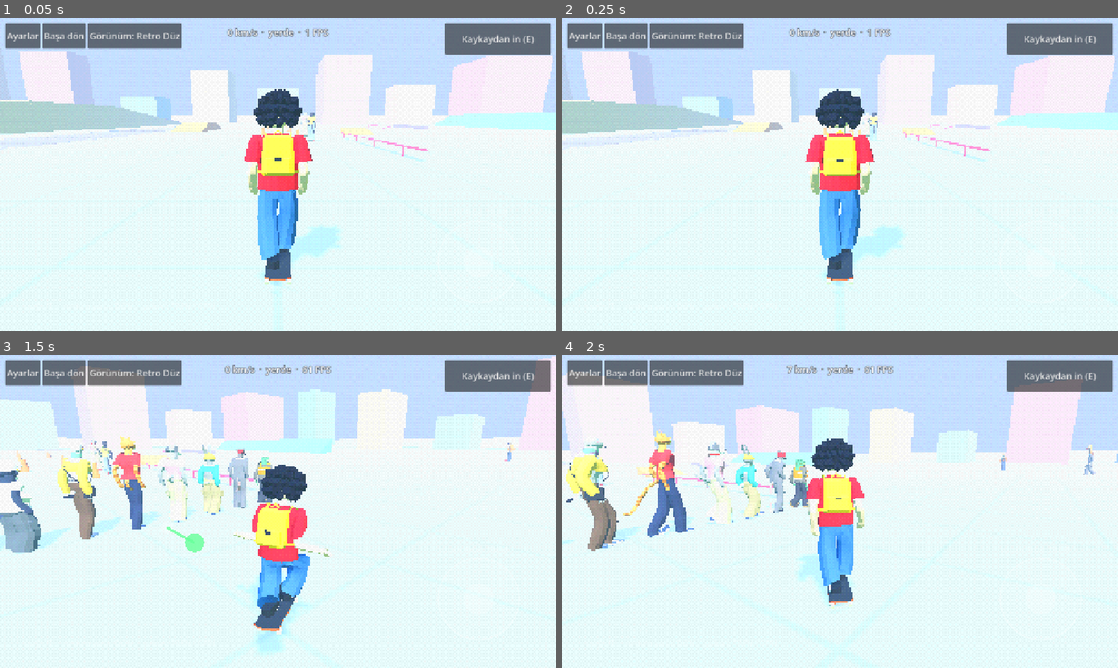
Above: before the commit, frames 1-4 (two rows, left to right).
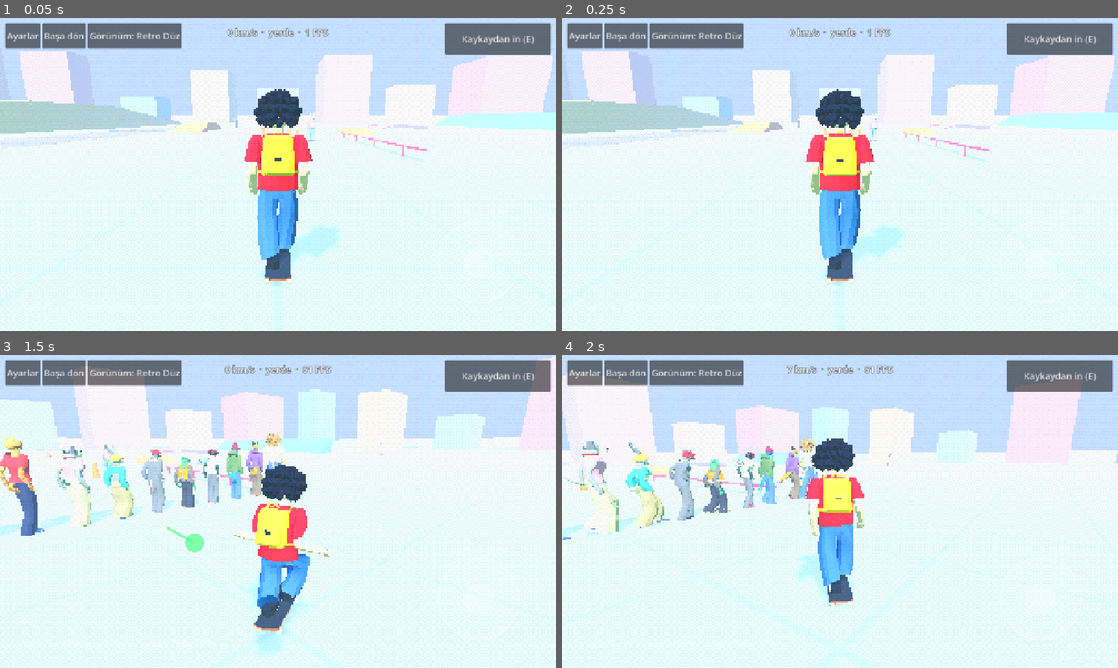
Above: after the commit, the same moments.

Repository: playknownotyet/kaykay
Game: Godot game, scene res://tests/npc_bak.tscn
Two runs of this game, one before a commit and one after it. Both use one fixed random seed, a clock stepped at 60 frames per second and the inputs below. This scene is started directly instead of the project's main scene.
Inputs (mouse positions are in pixels of both pictures, inside the frame that each line leads up to):
- Up to frame 1 (0.05 s): no input
- Up to frame 2 (0.25 s): no input
- Up to frame 3 (1.5 s): tap Enter at 0.5 s; move the mouse to (400, 495) at 0.52 s; hold D 0.53-1.25 s; hold Shift 0.53-1.25 s; click (400, 495) at 0.67 s; tap Space at 0.77 s; drag from (166, 527) to (250, 574) at 1.27 s
- Up to frame 4 (2 s): no input

The runs differ from the first frame. In frame 1, 0.1% of the frame differs, in the area x 42-57%, y 30-40%; in frame 2, 0.1%; in frame 3, 8.0%, in the area x 0-93%, y 25-64%; in frame 4, 7.5%.

Commit message:
Yeni NPC türleri: sinek, papağan, tilki, aslan
- Sinek: dev petekli bileşik gözler, ince sap boyun, hortum, antenler,
  damarlı kanatlar (WingBuzz ile ara ara vızıldar), el ovuşturma.
- Papağan: kanca gaga ve açılan alt çene, yüz maskesi, tepelik, uzun
  renkli kuyruk; kafa sallayan çalım, tek gözle bakış, ciyaklama.
- Tilki: sivri burun, siyah uçlu büyük kulaklar, sinsi çekik gözler,
  siyah çoraplı eller, ucu beyaz gür kuyruk; tek çizgide sinsi yürüyüş.
- Aslan: dolgun katmanlı yele, açılan çene ve köpek dişleri, püsküllü
  kuyruk; omuz yuvarlayan çalım, esneme, kükreme.
- Ortak: on_surface (gözleri kafa yüzeyine oturtma), kanat renkleri.

Co-Authored-By: Claude Opus 5.5 <noreply@anthropic.com>

Diff:
--- a/scripts/npc/npc.gd
+++ b/scripts/npc/npc.gd
@@ -15,6 +15,10 @@
 	"tavsan": preload("res://assets/npc/tavsan.glb"),
 	"sican": preload("res://assets/npc/sican.glb"),
 	"kurbaga": preload("res://assets/npc/kurbaga.glb"),
+	"sinek": preload("res://assets/npc/sinek.glb"),
+	"papagan": preload("res://assets/npc/papagan.glb"),
+	"tilki": preload("res://assets/npc/tilki.glb"),
+	"aslan": preload("res://assets/npc/aslan.glb"),
 }
 const CHAR_SHADER := preload("res://shaders/toon_char.gdshader")
 
@@ -34,6 +38,7 @@
 var _yaw := 0.0
 var _anim_speed := 1.0                 # modelin 1x yürüyüşündeki hız (boy ölçeğiyle)
 var _springs: SpringBoneSimulator3D    # kulak / kuyruk / hortum yaylanması
+var _buzz: WingBuzz                    # sinek kanatlarının vızıldaması
 
 
 ## materials: renk -> paylaşılan malzeme önbelleği (çizim çağrısı ve bellek için)
@@ -53,6 +58,10 @@
 	_anim.play("idle")
 	_anim.seek(randf() * 2.0, true)
 	_setup_springs(recipe.springs)
+	if not recipe.buzz.is_empty():
+		_buzz = WingBuzz.new()
+		_buzz.bones = PackedStringArray(recipe.buzz)
+		_model.find_children("*", "Skeleton3D", true, false)[0].add_child(_buzz)
 
 
 ## Kulak, kuyruk, hortum gibi zincirler: animasyonun üstüne fiziksel yaylanma
@@ -127,6 +136,8 @@
 		_yaw = atan2(-to.x, -to.z)
 		rotation.y = _yaw
 	velocity = Vector3.ZERO
+	if _buzz:
+		_buzz.buzz(0.9)
 	_timer = _anim.get_animation("stumble").length
 	_set_state(State.STUMBLE)
 
@@ -214,3 +225,5 @@
 	_anim.active = not value
 	if _springs:
 		_springs.active = not value
+	if _buzz:
+		_buzz.active = not value
--- a/scripts/npc/npc_catalog.gd
+++ b/scripts/npc/npc_catalog.gd
@@ -149,6 +149,64 @@
 		"hats": {"": 1},
 		"acc": {"": 1},
 		"springs": [],
+	},
+	"sinek": {
+		"parts": ["tur_bas", "tur_eller", "tur_kanat"],
+		"skins": [[Color(0.2, 0.21, 0.24), Color(0.42, 0.44, 0.48), Color(0.1, 0.1, 0.11)],
+			[Color(0.16, 0.24, 0.2), Color(0.3, 0.45, 0.38), Color(0.08, 0.1, 0.09)],
+			[Color(0.18, 0.2, 0.3), Color(0.35, 0.4, 0.55), Color(0.08, 0.08, 0.12)]],
+		"iris": [Color(0.62, 0.12, 0.1), Color(0.5, 0.08, 0.08), Color(0.75, 0.3, 0.1), Color(0.3, 0.5, 0.25)],
+		"height": Vector2(0.94, 1.06), "build": Vector2(0.94, 1.06), "anim_speed": 0.97, "weight": 0.9,
+		"tops": {"ust_tisort": 3, "ust_kapusonlu": 2, "ust_isci": 2, "ust_takim": 1},
+		"bottoms": {"alt_kot": 2, "alt_kargo": 2, "alt_takim": 1},
+		"shoes": {"ayk_spor": 2, "ayk_bot": 1},
+		"hats": {"": 1},
+		"acc": {"": 3, "aks_evrak": 1},
+		"springs": [["prob.0", "prob.1", 3.0, 0.4, 0.3]],
+		"buzz": ["wing.L.0", "wing.R.0"],
+	},
+	"papagan": {
+		"parts": ["tur_bas", "tur_eller", "tur_kuyruk"],
+		# Ara (kırmızı / mavi-sarı) ve amazon (yeşil)
+		"skins": [[Color(0.85, 0.15, 0.12), Color(0.98, 0.82, 0.18), Color(0.15, 0.4, 0.85)],
+			[Color(0.15, 0.45, 0.85), Color(0.98, 0.8, 0.2), Color(0.2, 0.6, 0.3)],
+			[Color(0.25, 0.65, 0.28), Color(0.95, 0.85, 0.3), Color(0.85, 0.2, 0.15)]],
+		"iris": [Color(0.95, 0.92, 0.7), Color(0.95, 0.75, 0.3)],
+		"height": Vector2(0.93, 1.05), "build": Vector2(0.94, 1.08), "anim_speed": 0.818, "weight": 1.0,
+		"tops": {"ust_tisort": 3, "ust_kisa": 3, "ust_kapusonlu": 2, "ust_takim": 1},
+		"bottoms": {"alt_kot": 2, "alt_kargo": 2, "alt_takim": 1},
+		"shoes": {"ayk_spor": 3, "ayk_bot": 1},
+		"hats": {"": 2, "sapka_kasket": 2, "sapka_bere": 1},
+		"acc": {"": 2, "aks_omuz": 1},
+		"springs": [["tail.0", "tail.2", 1.2, 0.3, 0.4]],
+	},
+	"tilki": {
+		"parts": ["tur_bas", "tur_eller", "tur_kuyruk"],
+		"skins": [[Color(0.88, 0.45, 0.14), Color(0.97, 0.94, 0.88), Color(0.12, 0.1, 0.1)],
+			[Color(0.8, 0.38, 0.12), Color(0.95, 0.92, 0.86), Color(0.1, 0.08, 0.08)],
+			[Color(0.62, 0.6, 0.6), Color(0.95, 0.94, 0.92), Color(0.15, 0.15, 0.16)]],
+		"iris": [Color(0.92, 0.66, 0.15), Color(0.85, 0.55, 0.12)],
+		"height": Vector2(0.94, 1.05), "build": Vector2(0.93, 1.05), "anim_speed": 1.223, "weight": 1.0,
+		"tops": {"ust_takim": 3, "ust_kapusonlu": 2, "ust_kisa": 2, "ust_tisort": 1},
+		"bottoms": {"alt_takim": 2, "alt_kot": 2, "alt_kargo": 1},
+		"shoes": {"ayk_kundura": 2, "ayk_spor": 2, "ayk_bot": 1},
+		"hats": {"": 3, "sapka_kasket": 1},
+		"acc": {"": 2, "aks_evrak": 1, "aks_omuz": 1},
+		"springs": [["tail.0", "tail.3", 1.0, 0.3, 0.15], ["ear.L.0", "ear.L.1", 3.0, 0.5, 0.0], ["ear.R.0", "ear.R.1", 3.0, 0.5, 0.0]],
+	},
+	"aslan": {
+		"parts": ["tur_bas", "tur_eller", "tur_kuyruk"],
+		"skins": [[Color(0.85, 0.66, 0.38), Color(0.95, 0.88, 0.72), Color(0.45, 0.26, 0.12)],
+			[Color(0.8, 0.6, 0.34), Color(0.93, 0.86, 0.7), Color(0.25, 0.15, 0.08)],
+			[Color(0.9, 0.74, 0.48), Color(0.96, 0.9, 0.76), Color(0.6, 0.38, 0.18)]],
+		"iris": [Color(0.85, 0.6, 0.15), Color(0.75, 0.5, 0.12)],
+		"height": Vector2(0.96, 1.06), "build": Vector2(0.95, 1.08), "anim_speed": 1.065, "weight": 0.8,
+		"tops": {"ust_takim": 3, "ust_tisort": 2, "ust_isci": 2, "ust_kapusonlu": 1},
+		"bottoms": {"alt_takim": 2, "alt_kot": 2, "alt_kargo": 2},
+		"shoes": {"ayk_kundura": 2, "ayk_bot": 2, "ayk_spor": 1},
+		"hats": {"": 1},
+		"acc": {"": 3, "aks_evrak": 1},
+		"springs": [["tail.0", "tail.3", 0.8, 0.25, 0.5]],
 	},
 }
 
@@ -277,4 +335,5 @@
 		"anim_speed": float(sp.anim_speed) * h,
 		"speed": float(sp.anim_speed) * h * rng.randf_range(0.88, 1.12),
 		"springs": sp.springs,
+		"buzz": sp.get("buzz", []),
 	}
--- /dev/null
+++ b/scripts/npc/wing_buzz.gd
@@ -0,0 +1,51 @@
+class_name WingBuzz
+extends SkeletonModifier3D
+## Sinek kanatları: ara ara (ve çarpılınca) çok hızlı vızıldar. Animasyonun üstüne
+## eklenir; 30 kare/sn'lik animasyonla yakalanamayacak hızdaki çırpınma için.
+
+## Kanat kök kemikleri (her biri kendi ekseninde çırpar)
+var bones: PackedStringArray = []
+## Vızıldamalar arası bekleme (sn) ve bir vızıldamanın süresi (sn)
+var pause_range := Vector2(2.0, 6.0)
+var burst_range := Vector2(0.25, 0.7)
+var frequency := 70.0      # rad/sn
+var amplitude := 0.55      # rad
+
+var _ids: PackedInt32Array = []
+var _t := 0.0
+var _wait := 0.0
+var _left := 0.0
+
+
+func _ready() -> void:
+	_wait = randf_range(pause_range.x, pause_range.y)
+
+
+## Hemen vızılda (ör. çarpılınca).
+func buzz(seconds := 0.8) -> void:
+	_left = maxf(_left, seconds)
+
+
+func _process_modification_with_delta(delta: float) -> void:
+	var skel := get_skeleton()
+	if skel == null:
+		return
+	if _ids.is_empty():
+		for b in bones:
+			var id := skel.find_bone(b)
+			if id >= 0:
+				_ids.append(id)
+	_t += delta
+	if _left <= 0.0:
+		_wait -= delta
+		if _wait <= 0.0:
+			_left = randf_range(burst_range.x, burst_range.y)
+			_wait = randf_range(pause_range.x, pause_range.y)
+		return
+	_left -= delta
+	var a := sin(_t * frequency) * amplitude
+	for i in _ids.size():
+		var id := _ids[i]
+		var sgn := 1.0 if i % 2 == 0 else -1.0
+		var q := skel.get_bone_pose_rotation(id) * Quaternion(Vector3.RIGHT, a * sgn)
+		skel.set_bone_pose_rotation(id, q)
--- a/tests/npc_bak.gd
+++ b/tests/npc_bak.gd
@@ -21,7 +21,7 @@
 		var n := Npc.new()
 		crowd.add_child(n)
 		n.setup(NpcCatalog.make_recipe(rng, species[i]), {})
-		n.global_position = p.global_position + fwd * 4.2 + right * (i - 4) * 0.85
+		n.global_position = p.global_position + fwd * 5.2 + right * (i - (species.size() - 1) * 0.5) * 0.78
 		n.global_position.y = p.global_position.y - 0.05
 		n.rotation.y = atan2(fwd.x, fwd.z)          # oyuncuya dönük
 		n.idle_for(100.0)
Binary file added: assets/npc/aslan.glb
Not shown, added: assets/npc/aslan.glb.import
Binary file added: assets/npc/papagan.glb
Not shown, added: assets/npc/papagan.glb.import
Binary file added: assets/npc/sinek.glb
Not shown, added: assets/npc/sinek.glb.import
Binary file added: assets/npc/tilki.glb
Not shown, added: assets/npc/tilki.glb.import
Not shown, added: scripts/npc/wing_buzz.gd.uid
Not shown, added: art/npc/aslan.blend
Not shown, added: art/npc/papagan.blend
Not shown, added: art/npc/sinek.blend
(and 6 more such lines)
